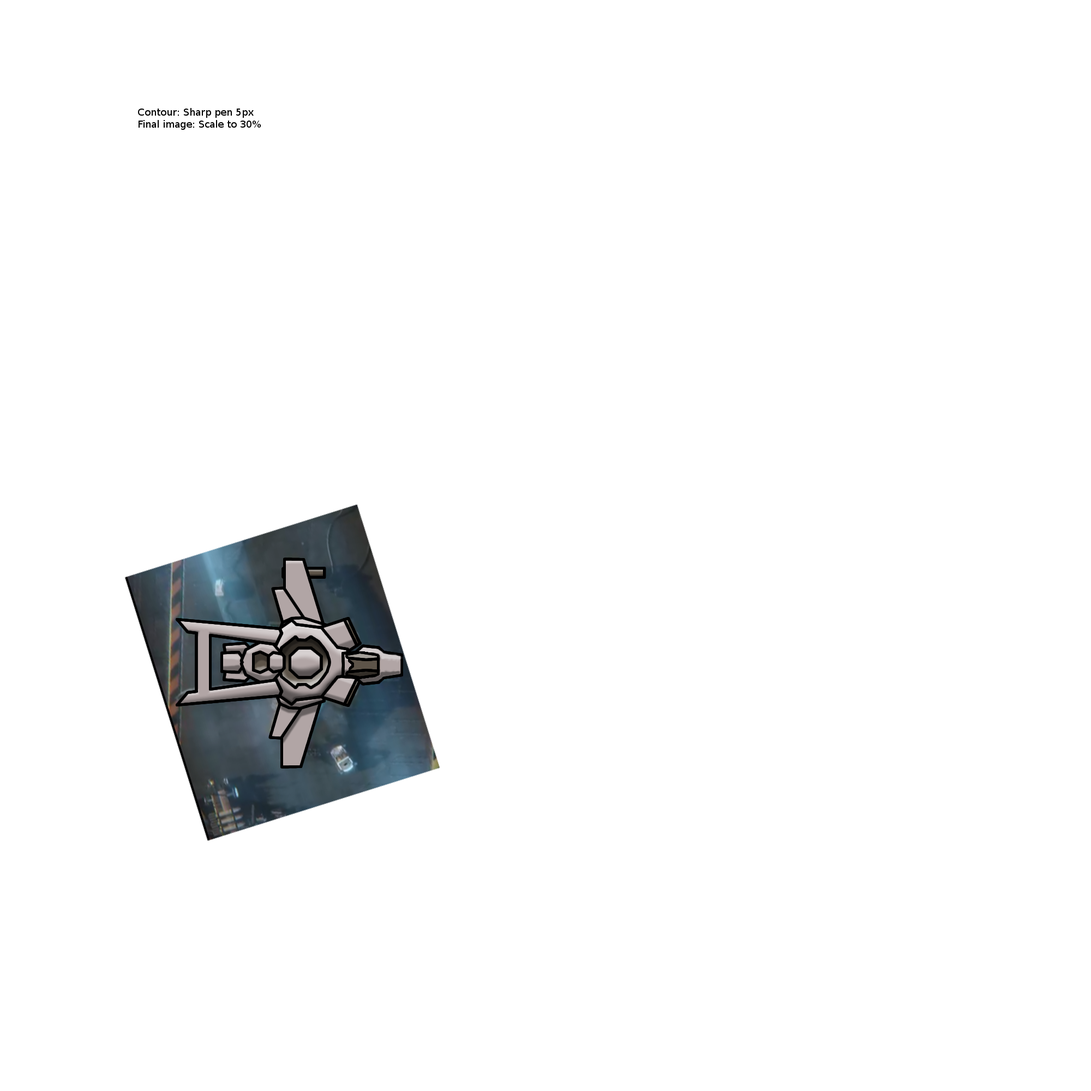
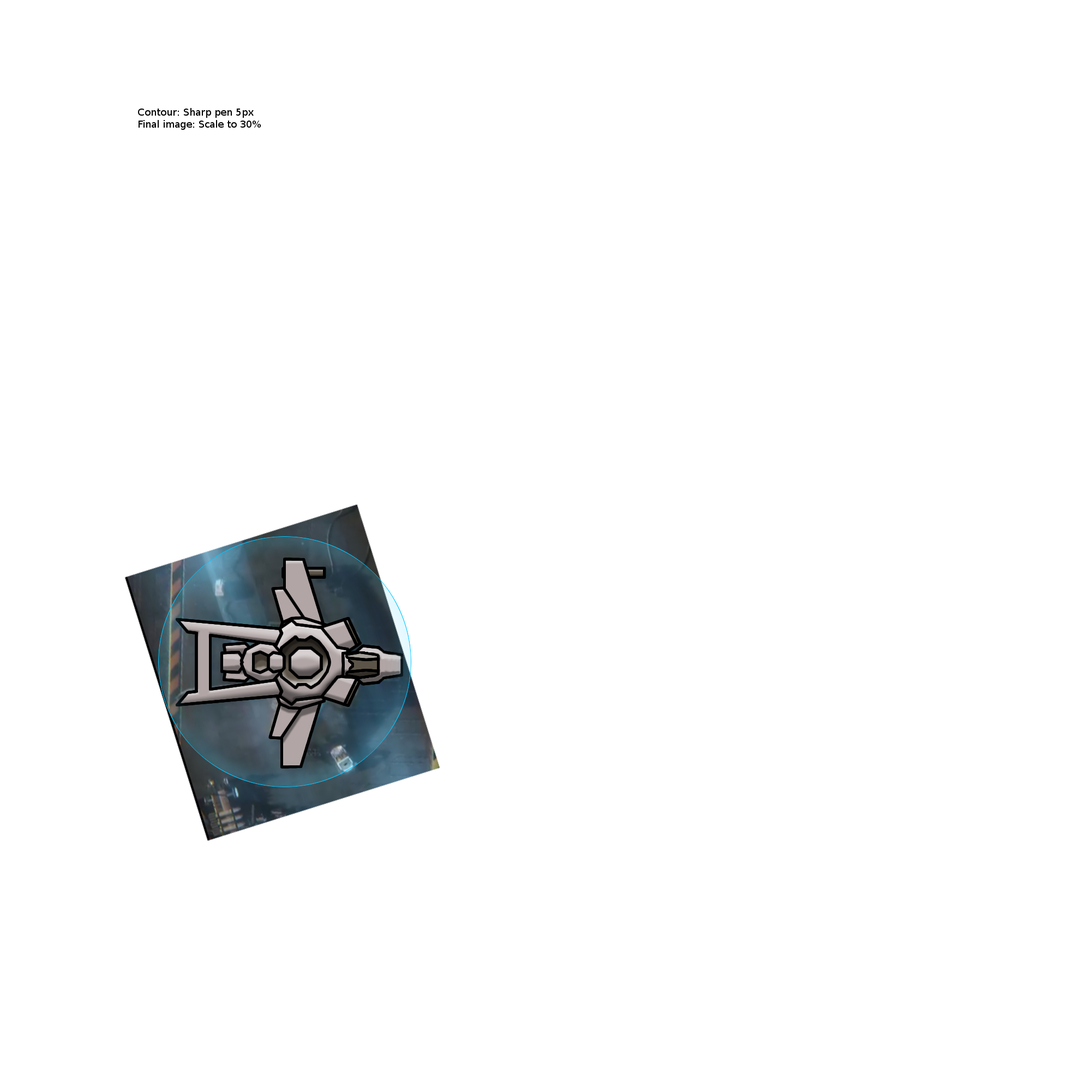
The second 1091×1091 image is a revision of the first. Changes to its layers:
renamed "Color" to "shield", painted on it over (158, 536, 412, 788)
